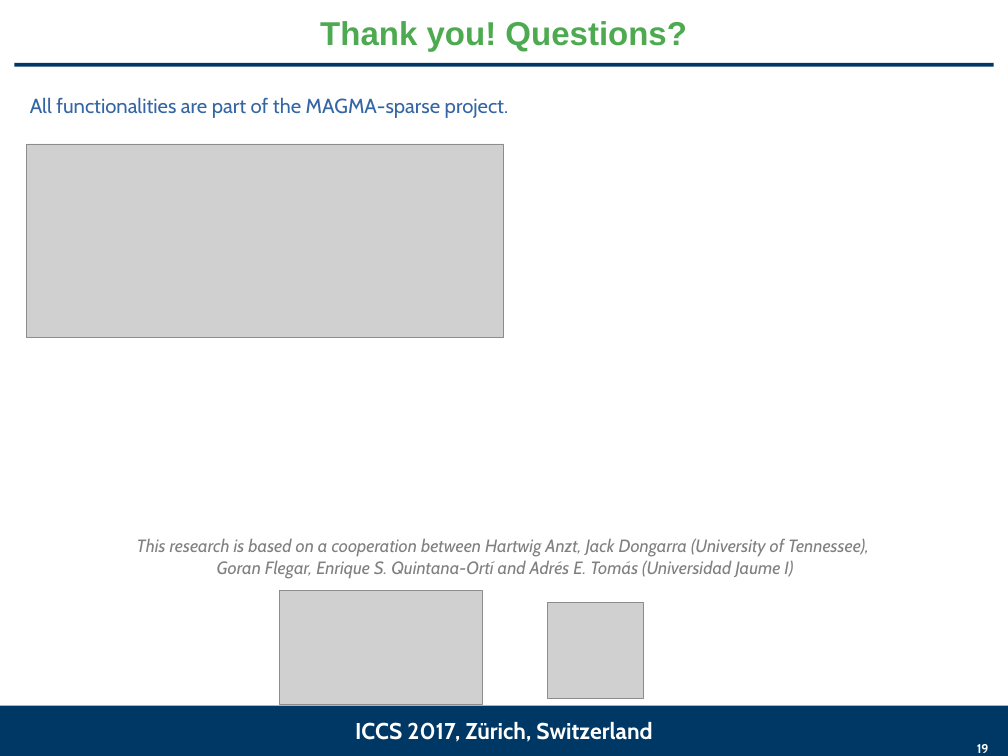
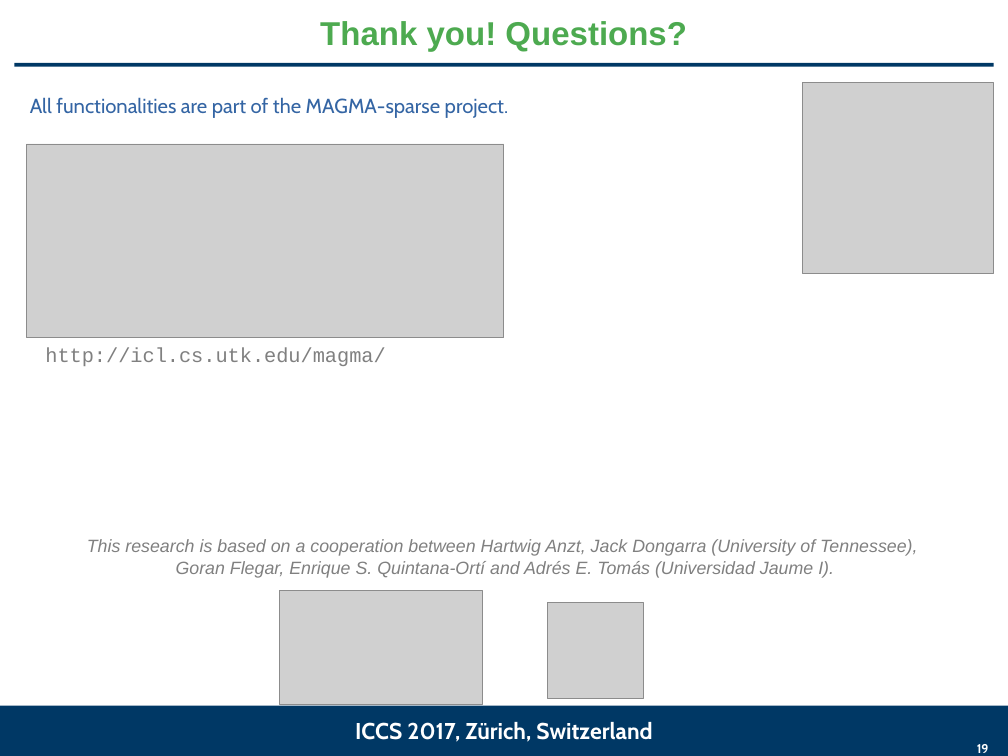
Before and after one commit to gflegar/talks, a slide deck: slide 19 of iccs_2017/slides.odp. Drawn at 1008x756 pixels with LibreOffice and Linux fonts; fonts in the diff are those of the drawing; grey boxes stand for pictures; background and template pictures are left out. Boxes give left, top, right and bottom in pixels: in the first picture for what was removed or moved away, otherwise in the second. Text is boxed around its words. In the diff, an @@ line names an element or a change of style, - is before the commit and + after.

```diff
--- a/iccs_2017/slides.odp
+++ b/iccs_2017/slides.odp
@@ picture added at box(803, 82, 994, 273) @@
@@ text added at box(45, 348, 385, 366), 16 pt, text #808080 @@
+http://icl.cs.utk.edu/magma/
@@ text at box(87, 539, 917, 556): font Cabin to Arial in "This research is based on a cooperation ..." @@
@@ text at box(176, 561, 834, 578): text changed; font Cabin to Arial @@
-Goran Flegar, Enrique S. Quintana-Ortí and Adrés E. Tomás (Universidad Jaume I)
+Goran Flegar, Enrique S. Quintana-Ortí and Adrés E. Tomás (Universidad Jaume I).
```
Also in this commit, not shown: 3 other slides changed, 2 other files.
